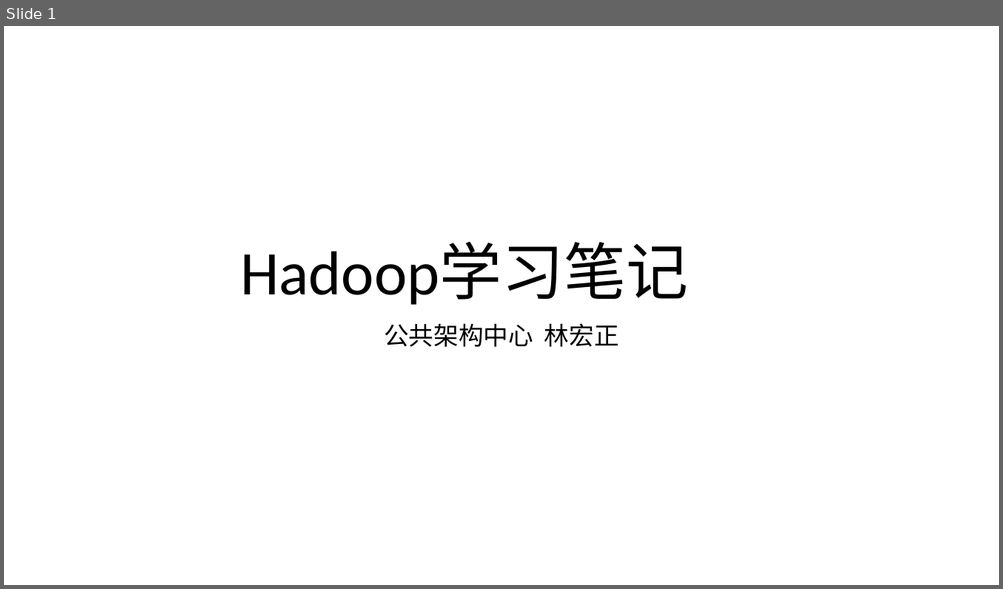
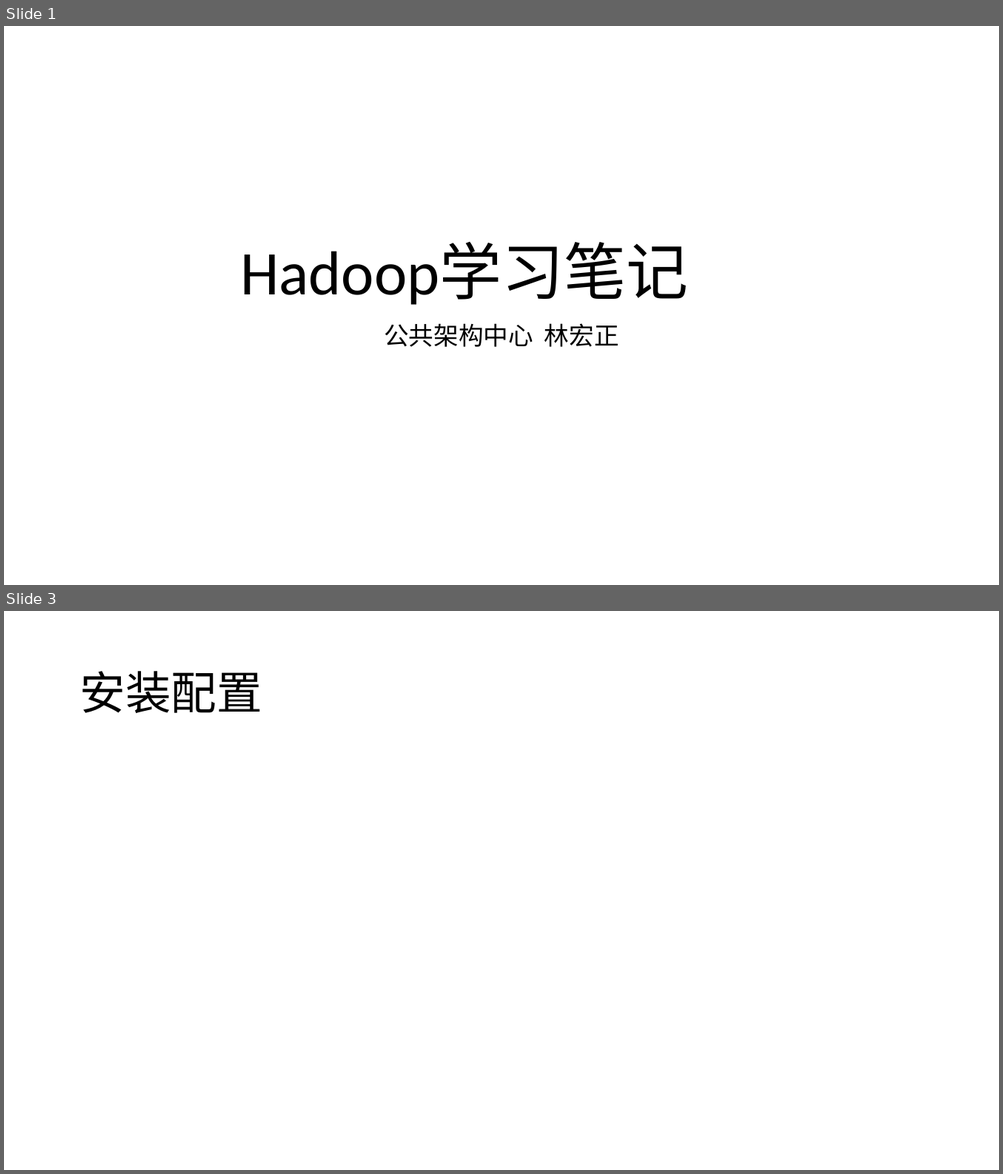
Before and after one commit to hongzhenglin/hadoop, a slide deck: Hadoop/Hadoop学习笔记.pptx. Shown one above the other, each under a label of ours: slide 1 before the commit, slides 1 and 3 after it; the slides between them are not shown. The pictures are 1003x589 and 1003x1174 pixels, drawn with LibreOffice and Linux fonts; fonts in the diff are those of the drawing. Boxes give left, top, right and bottom in pixels: in the first picture for what was removed or moved away, otherwise in the second. Text is boxed around its words. In the diff, an @@ line names an element or a change of style, - is before the commit and + after.

Commit message:
hadoop安装

```diff
--- a/Hadoop/Hadoop学习笔记.pptx
+++ b/Hadoop/Hadoop学习笔记.pptx
@@ slide 3 added at (4, 611, 999, 1170), background #FFFFFF @@
@@ title added at (79, 671, 262, 713), 44 pt, text #000000 @@
+安装配置
```
Also in this commit, not shown: 3 slides changed, 12 other slides added, 2 other files.
